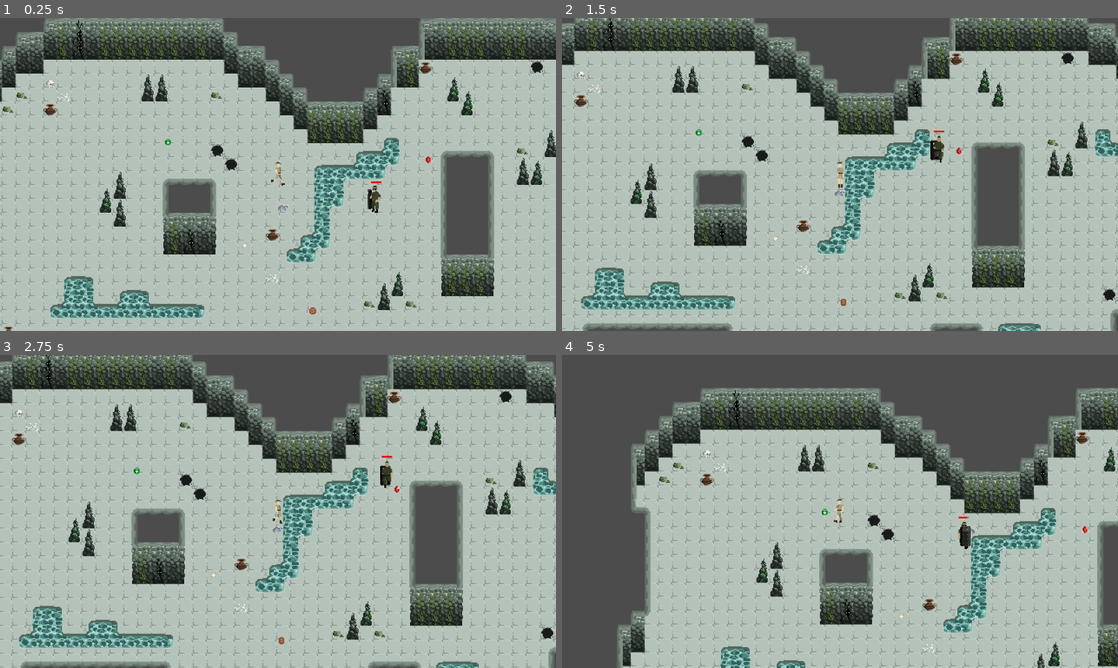
Above: before the commit, frames 1-4 (two rows, left to right).
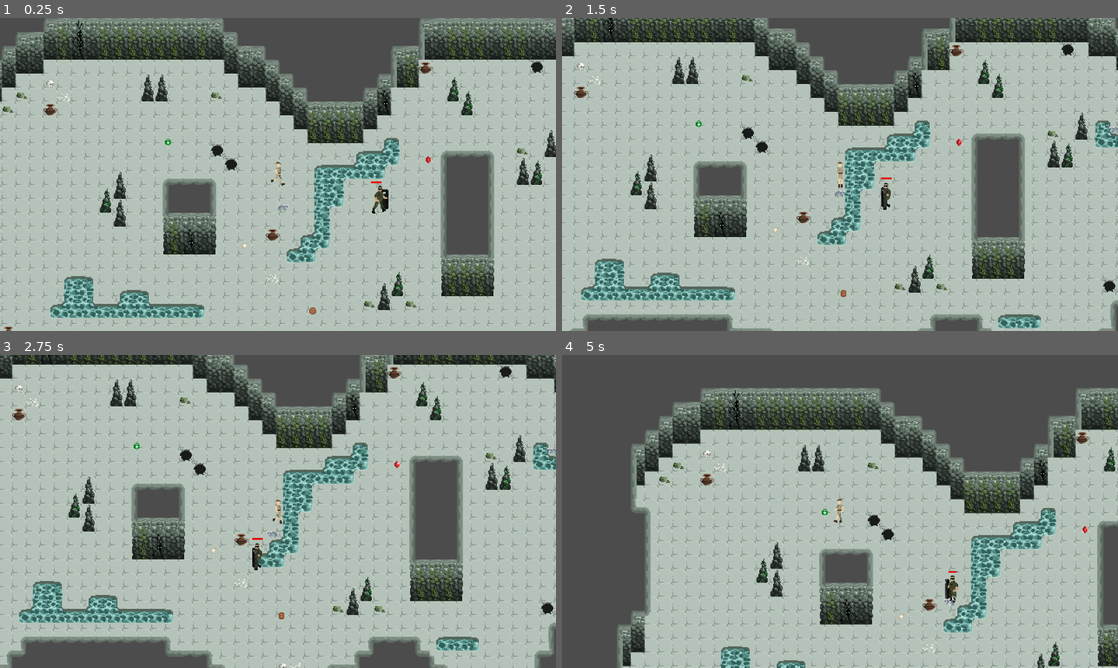
Above: after the commit, the same moments.

Repository: mirogon/Archaeology
Game: Godot game, scene res://Scenes/Main.tscn
The game is run twice, just before and just after one commit, with the same random seed, the same clock (stepped at 60 frames per second) and the same inputs. The engine's default icon, where the game draws it, is replaced by a stand-in: a white triangle on a blue panel in a dark square.
Inputs (mouse positions are in pixels of both pictures, inside the frame that each line leads up to):
- Up to frame 1 (0.25 s): no input
- Up to frame 2 (1.5 s): move the mouse to (962, 158) at 0.52 s; hold Right (ui_right) 0.53-1.28 s; click (962, 158) at 0.67 s; move the mouse to (728, 190) at 1.27 s; hold Down (ui_down) from 1.28 s (still down)
- Up to frame 3 (2.75 s): move the mouse to (333, 442) at 2.02 s; release Down (ui_down) at 2.03 s; hold Right (ui_right) from 2.03 s (still down)
- Up to frame 4 (5 s): move the mouse to (812, 574) at 2.77 s; release Right (ui_right) at 2.78 s; hold Up (ui_up) 2.78-3.53 s; click (812, 574) at 2.92 s; move the mouse to (1006, 558) at 3.52 s; hold Left (ui_left) from 3.53 s (still down); move the mouse to (673, 464) at 4.27 s

The runs differ from the first frame. In frame 1, 0.2% of the frame differs, in the area x 66-70%, y 53-63%; in frame 2, 28%; in frame 3, 40%, in the area x 0-100%, y 0-100%; in frame 4, 0.4%.

Commit message:
Soldier now walks to enemies and fights with them

Diff:
--- a/Scenes/Main.tscn
+++ b/Scenes/Main.tscn
@@ -25,7 +25,6 @@
 
 [node name="Soldier" parent="." instance=ExtResource( 5 )]
 position = Vector2( -369, 1 )
-shoot_interval = 10
 
 [node name="Medikit" parent="." instance=ExtResource( 2 )]
 position = Vector2( -608, -82 )
@@ -43,3 +42,6 @@
 
 [node name="NavigationPolygonInstance" type="NavigationPolygonInstance" parent="Navigation2D"]
 navpoly = SubResource( 1 )
+
+[node name="Rat" parent="." instance=ExtResource( 4 )]
+position = Vector2( -125, -77 )
--- a/Scenes/Rat.tscn
+++ b/Scenes/Rat.tscn
@@ -4,22 +4,6 @@
 [ext_resource path="res://Asstes/Enemies/Rat.png" type="Texture" id=2]
 [ext_resource path="res://Scripts/Rat.gd" type="Script" id=3]
 [ext_resource path="res://Scenes/HealthSystem.tscn" type="PackedScene" id=4]
-
-[sub_resource type="AtlasTexture" id=63]
-atlas = ExtResource( 2 )
-region = Rect2( 0, 0, 16, 16 )
-
-[sub_resource type="AtlasTexture" id=64]
-atlas = ExtResource( 2 )
-region = Rect2( 16, 0, 16, 16 )
-
-[sub_resource type="AtlasTexture" id=65]
-atlas = ExtResource( 2 )
-region = Rect2( 32, 0, 16, 16 )
-
-[sub_resource type="AtlasTexture" id=66]
-atlas = ExtResource( 2 )
-region = Rect2( 48, 0, 16, 16 )
 
 [sub_resource type="AtlasTexture" id=56]
 atlas = ExtResource( 1 )
@@ -49,17 +33,33 @@
 atlas = ExtResource( 1 )
 region = Rect2( 96, 0, 16, 16 )
 
+[sub_resource type="AtlasTexture" id=63]
+atlas = ExtResource( 2 )
+region = Rect2( 0, 0, 16, 16 )
+
+[sub_resource type="AtlasTexture" id=64]
+atlas = ExtResource( 2 )
+region = Rect2( 16, 0, 16, 16 )
+
+[sub_resource type="AtlasTexture" id=65]
+atlas = ExtResource( 2 )
+region = Rect2( 32, 0, 16, 16 )
+
+[sub_resource type="AtlasTexture" id=66]
+atlas = ExtResource( 2 )
+region = Rect2( 48, 0, 16, 16 )
+
 [sub_resource type="SpriteFrames" id=67]
 animations = [ {
+"frames": [ SubResource( 56 ), SubResource( 57 ), SubResource( 58 ), SubResource( 59 ), SubResource( 60 ), SubResource( 61 ), SubResource( 62 ) ],
+"loop": true,
+"name": "Rat_Atk",
+"speed": 11.0
+}, {
 "frames": [ SubResource( 63 ), SubResource( 64 ), SubResource( 65 ), SubResource( 66 ) ],
 "loop": true,
 "name": "Rat_Walk",
 "speed": 10.0
-}, {
-"frames": [ SubResource( 56 ), SubResource( 57 ), SubResource( 58 ), SubResource( 59 ), SubResource( 60 ), SubResource( 61 ), SubResource( 62 ) ],
-"loop": true,
-"name": "Rat_Atk",
-"speed": 11.0
 } ]
 
 [sub_resource type="RectangleShape2D" id=68]
@@ -71,6 +71,7 @@
 
 [node name="AnimatedSprite" type="AnimatedSprite" parent="."]
 position = Vector2( 0, -8 )
+z_index = 1
 frames = SubResource( 67 )
 animation = "Rat_Walk"
 frame = 2
--- a/Scenes/Soldier.tscn
+++ b/Scenes/Soldier.tscn
@@ -25,6 +25,22 @@
 
 [sub_resource type="AtlasTexture" id=42]
 atlas = ExtResource( 7 )
+region = Rect2( 96, 0, 32, 32 )
+
+[sub_resource type="AtlasTexture" id=21]
+atlas = ExtResource( 1 )
+region = Rect2( 0, 0, 32, 32 )
+
+[sub_resource type="AtlasTexture" id=22]
+atlas = ExtResource( 1 )
+region = Rect2( 32, 0, 32, 32 )
+
+[sub_resource type="AtlasTexture" id=23]
+atlas = ExtResource( 1 )
+region = Rect2( 64, 0, 32, 32 )
+
+[sub_resource type="AtlasTexture" id=24]
+atlas = ExtResource( 1 )
 region = Rect2( 96, 0, 32, 32 )
 
 [sub_resource type="AtlasTexture" id=43]
@@ -59,6 +75,26 @@
 atlas = ExtResource( 1 )
 region = Rect2( 96, 32, 32, 32 )
 
+[sub_resource type="AtlasTexture" id=30]
+atlas = ExtResource( 1 )
+region = Rect2( 0, 96, 32, 32 )
+
+[sub_resource type="AtlasTexture" id=31]
+atlas = ExtResource( 1 )
+region = Rect2( 32, 96, 32, 32 )
+
+[sub_resource type="AtlasTexture" id=32]
+atlas = ExtResource( 1 )
+region = Rect2( 64, 96, 32, 32 )
+
+[sub_resource type="AtlasTexture" id=33]
+atlas = ExtResource( 1 )
+region = Rect2( 96, 96, 32, 32 )
+
+[sub_resource type="AtlasTexture" id=34]
+atlas = ExtResource( 1 )
+region = Rect2( 128, 96, 32, 32 )
+
 [sub_resource type="AtlasTexture" id=25]
 atlas = ExtResource( 1 )
 region = Rect2( 0, 64, 32, 32 )
@@ -79,62 +115,11 @@
 atlas = ExtResource( 1 )
 region = Rect2( 128, 64, 32, 32 )
 
-[sub_resource type="AtlasTexture" id=21]
-atlas = ExtResource( 1 )
-region = Rect2( 0, 0, 32, 32 )
-
-[sub_resource type="AtlasTexture" id=22]
-atlas = ExtResource( 1 )
-region = Rect2( 32, 0, 32, 32 )
-
-[sub_resource type="AtlasTexture" id=23]
-atlas = ExtResource( 1 )
-region = Rect2( 64, 0, 32, 32 )
-
-[sub_resource type="AtlasTexture" id=24]
-atlas = ExtResource( 1 )
-region = Rect2( 96, 0, 32, 32 )
-
-[sub_resource type="AtlasTexture" id=30]
-atlas = ExtResource( 1 )
-region = Rect2( 0, 96, 32, 32 )
-
-[sub_resource type="AtlasTexture" id=31]
-atlas = ExtResource( 1 )
-region = Rect2( 32, 96, 32, 32 )
-
-[sub_resource type="AtlasTexture" id=32]
-atlas = ExtResource( 1 )
-region = Rect2( 64, 96, 32, 32 )
-
-[sub_resource type="AtlasTexture" id=33]
-atlas = ExtResource( 1 )
-region = Rect2( 96, 96, 32, 32 )
-
-[sub_resource type="AtlasTexture" id=34]
-atlas = ExtResource( 1 )
-region = Rect2( 128, 96, 32, 32 )
-
 [sub_resource type="SpriteFrames" id=19]
 animations = [ {
 "frames": [ SubResource( 39 ), SubResource( 40 ), SubResource( 41 ), SubResource( 42 ) ],
 "loop": true,
 "name": "Army_ATK_Right",
-"speed": 9.0
-}, {
-"frames": [ SubResource( 43 ), SubResource( 44 ), SubResource( 45 ), SubResource( 46 ) ],
-"loop": true,
-"name": "Army_ATK_Left",
-"speed": 9.0
-}, {
-"frames": [ SubResource( 35 ), SubResource( 36 ), SubResource( 37 ), SubResource( 38 ) ],
-"loop": true,
-"name": "Army_Walk_Up",
-"speed": 5.0
-}, {
-"frames": [ SubResource( 25 ), SubResource( 26 ), SubResource( 27 ), SubResource( 28 ), SubResource( 29 ) ],
-"loop": true,
-"name": "Army_Walk_Right",
 "speed": 8.0
 }, {
 "frames": [ SubResource( 21 ), SubResource( 22 ), SubResource( 23 ), SubResource( 24 ) ],
@@ -142,9 +127,24 @@
 "name": "Army_Walk_Down",
 "speed": 5.0
 }, {
+"frames": [ SubResource( 43 ), SubResource( 44 ), SubResource( 45 ), SubResource( 46 ) ],
+"loop": true,
+"name": "Army_ATK_Left",
+"speed": 8.0
+}, {
+"frames": [ SubResource( 35 ), SubResource( 36 ), SubResource( 37 ), SubResource( 38 ) ],
+"loop": true,
+"name": "Army_Walk_Up",
+"speed": 5.0
+}, {
 "frames": [ SubResource( 30 ), SubResource( 31 ), SubResource( 32 ), SubResource( 33 ), SubResource( 34 ) ],
 "loop": true,
 "name": "Army_Walk_Left",
+"speed": 8.0
+}, {
+"frames": [ SubResource( 25 ), SubResource( 26 ), SubResource( 27 ), SubResource( 28 ), SubResource( 29 ) ],
+"loop": true,
+"name": "Army_Walk_Right",
 "speed": 8.0
 } ]
 
@@ -160,9 +160,8 @@
 [node name="AnimatedSprite" type="AnimatedSprite" parent="."]
 position = Vector2( 0, -16 )
 frames = SubResource( 19 )
-animation = "Army_ATK_Left"
-frame = 2
-playing = true
+animation = "Army_ATK_Right"
+frame = 1
 
 [node name="NavigationMovement" parent="." instance=ExtResource( 2 )]
 moveSpeed = 75
@@ -175,5 +174,6 @@
 
 [node name="HealthSystem" parent="." instance=ExtResource( 5 )]
 
+[connection signal="animation_finished" from="AnimatedSprite" to="." method="_on_AnimatedSprite_animation_finished"]
 [connection signal="died" from="HealthSystem" to="." method="_on_HealthSystem_died"]
 [connection signal="health_update" from="HealthSystem" to="ProgressBar" method="_on_HealthSystem_health_update"]
--- a/Scripts/Soldier.gd
+++ b/Scripts/Soldier.gd
@@ -3,30 +3,50 @@
 class_name Soldier
 
 export var projectile_scene: PackedScene
-export var shoot_interval = 1
+export var attack_interval = 1.5
 
 var enemies: Array
-var time_since_last_shot
+var focused_enemy
+
+var time = 0
+var last_time_destination_updated = 0
+
+var currently_attacking = false
+var last_time_attacked = 0
+
 
 func _ready():
-	time_since_last_shot = 0
+	pass
 
 func _process(delta):
-	find_enemies()
-	if(enemies.size() > 0):
-		var nearest_enemy = find_nearest_enemy()
-		if time_since_last_shot >= shoot_interval:
-			time_since_last_shot = 0
-			shoot_at_enemy(nearest_enemy)
-	time_since_last_shot += delta
+	var focused_enemy = null
+	if time - last_time_destination_updated > 0.5:
+		last_time_destination_updated = time
+		find_enemies()
+		if(enemies.size() > 0):
+			focused_enemy = find_nearest_enemy()
+			if !currently_attacking:
+				$NavigationMovement.set_new_destination(focused_enemy.position)
 
-func shoot_at_enemy(enemy):
-	var direction: Vector2 = enemy.position - position
-	direction = direction.normalized()
-	var projectile = projectile_scene.instance()
-	projectile.position = position
-	projectile.moveDir = direction
-	get_tree().get_root().add_child(projectile)
+		if focused_enemy:
+			if position.distance_to(focused_enemy.position) < 10:
+				$NavigationMovement.active = false
+				currently_attacking = true
+				if time - last_time_attacked > attack_interval:
+					if (focused_enemy.position - position).x > 0:
+						$AnimatedSprite.play("Army_ATK_Right")
+					else:
+						$AnimatedSprite.play("Army_ATK_Left")
+
+					focused_enemy.get_node("HealthSystem").take_damage(25)
+					last_time_attacked = time
+					print("ATK")
+
+			else:
+				$NavigationMovement.active = true
+				currently_attacking = false
+
+	time += delta
 
 func find_nearest_enemy():
 	if(!enemies || enemies.size() == 0):
@@ -50,4 +70,9 @@
 				enemies.append(child_child)
 
 func _on_HealthSystem_died():
-	print("Soldier died!")
+	print("Soldier died")
+	pass
+
+func _on_AnimatedSprite_animation_finished():
+	if $AnimatedSprite.animation == "Army_ATK_Right" || $AnimatedSprite.animation == "Army_ATK_Left":
+		$AnimatedSprite.playing = false
